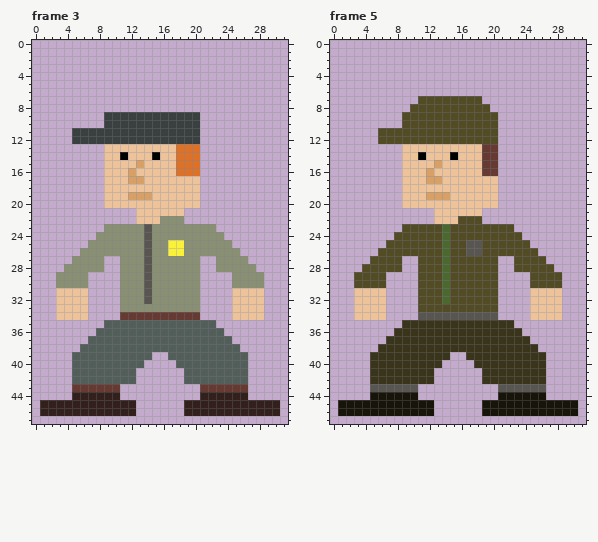
Edited in one commit: pixel-art file (assets/art/humans_mid.aseprite). Above is the file before it was changed.
32x48 pixels, 5 frames. Shown: frame 3, frame 5. The commit also changed other frames, which this record leaves out.
The result:
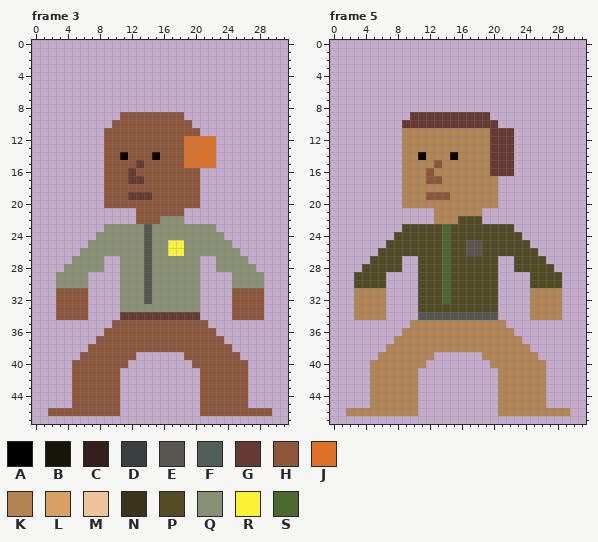
Palette (. is transparent): A #000000  B #17150a  C #331f1c  D #3a4040  E #595652  F #525e5a  G #663931  H #8f563b  J #df7126  K #b58453  L #d9a066  M #eec39a  N #39341a  P #524b24  Q #888f72  R #fbf236  S #4b692f
The exact change:
layer "Headwear" now hidden
layer "Pants" now hidden
layer "Shoes" now hidden
--- frame 3
@@ x 3..24 @@
  8 ......................
- 9 ......DDDDDDDDDDDD....
-10 ......DDDDDDDDDDDD....
-11 ..DDDDDDDDDDDDDDDD....
-12 ..DDDDDDDDDDDDDDDD....
-13 ......MMMMMMMMMJJJ....
-14 ......MMAMMMAMMJJJ....
-15 ......MMMMLMMMMJJJ....
-16 ......MMMLMMMMMJJJ....
-17 ......MMMLLMMMMMMM....
-18 ......MMMMMMMMMMMM....
-19 ......MMMLLLMMMMMM....
-20 ......MMMMMMMMMMMM....
-21 ..........MMMMMM......
-22 ..........MMMQQQ......
+ 9 ........HHHHHHHH......
+10 .......HHHHHHHHHH.....
+11 ......HHHHHHHHHHHH....
+12 ......HHHHHHHHHHJJJJ..
+13 ......HHHHHHHHHHJJJJ..
+14 ......HHAHHHAHHHJJJJ..
+15 ......HHHHGHHHHHJJJJ..
+16 ......HHHGHHHHHHHH....
+17 ......HHHGGHHHHHHH....
+18 ......HHHHHHHHHHHH....
+19 ......HHHGGGHHHHHH....
+20 ......HHHHHHHHHHHH....
+21 ..........HHHHHH......
+22 ..........HHHQQQ......
 23 ......QQQQQEQQQQQQQQ..
@@ x 0..31 @@
 30 ...QQQQ....QQQEQQQQQQ....QQQQ...
-31 ...MMMM....QQQEQQQQQQ....MMMM...
-32 ...MMMM....QQQEQQQQQQ....MMMM...
-33 ...MMMM....QQQQQQQQQQ....MMMM...
-34 ...MMMM....GGGGGGGGGG....MMMM...
-35 .........FFFFFFFFFFFFFF.........
-36 ........FFFFFFFFFFFFFFFF........
-37 .......FFFFFFFFFFFFFFFFFF.......
-38 ......FFFFFFFFFFFFFFFFFFFF......
-39 .....FFFFFFFFFF..FFFFFFFFFF.....
-40 .....FFFFFFFFF....FFFFFFFFF.....
-41 .....FFFFFFFF......FFFFFFFF.....
-42 .....FFFFFFFF......FFFFFFFF.....
-43 .....GGGGGG..........GGGGGG.....
-44 .....CCCCCC..........CCCCCC.....
-45 .CCCCCCCCCCCC......CCCCCCCCCCCC.
-46 .CCCCCCCCCCCC......CCCCCCCCCCCC.
+31 ...HHHH....QQQEQQQQQQ....HHHH...
+32 ...HHHH....QQQEQQQQQQ....HHHH...
+33 ...HHHH....QQQQQQQQQQ....HHHH...
+34 ...HHHH....GGGGGGGGGG....HHHH...
+35 ..........HHHHHHHHHHHH..........
+36 .........HHHHHHHHHHHHHH.........
+37 ........HHHHHHHHHHHHHHHH........
+38 .......HHHHHHHHHHHHHHHHHH.......
+39 ......HHHHHHH......HHHHHHH......
+40 .....HHHHHHH........HHHHHHH.....
+41 .....HHHHHH..........HHHHHH.....
+42 .....HHHHHH..........HHHHHH.....
+43 .....HHHHHH..........HHHHHH.....
+44 .....HHHHHH..........HHHHHH.....
+45 .....HHHHHH..........HHHHHH.....
+46 ..HHHHHHHHH..........HHHHHHHHH..
 47 ................................
--- frame 5
@@ x 4..24 @@
  6 .....................
- 7 .......PPPPPPPP......
- 8 ......PPPPPPPPPP.....
- 9 .....PPPPPPPPPPPP....
-10 .....PPPPPPPPPPPP....
-11 ..PPPPPPPPPPPPPPP....
-12 ..PPPPPPPPPPPPPPP....
-13 .....MMMMMMMMMMGG....
-14 .....MMAMMMAMMMGG....
-15 .....MMMMLMMMMMGG....
-16 .....MMMLMMMMMMGG....
-17 .....MMMLLMMMMMMM....
-18 .....MMMMMMMMMMMM....
-19 .....MMMLLLMMMMMM....
-20 .....MMMMMMMMMMMM....
-21 .........MMMMMM......
-22 .........MMMPPP......
+ 7 .....................
+ 8 .....................
+ 9 ......GGGGGGGGGG.....
+10 .....GGGGGGGGGGGG....
+11 .....KKKKKKKKKKKGGG..
+12 .....KKKKKKKKKKKGGG..
+13 .....KKKKKKKKKKKGGG..
+14 .....KKAKKKAKKKKGGG..
+15 .....KKKKHKKKKKKGGG..
+16 .....KKKHKKKKKKKGGG..
+17 .....KKKHHKKKKKKK....
+18 .....KKKKKKKKKKKK....
+19 .....KKKHHHKKKKKK....
+20 .....KKKKKKKKKKKK....
+21 .........KKKKKK......
+22 .........KKKPPP......
 23 .....PPPPPSPPPPPPPP..
@@ x 0..31 @@
 30 ...PPPP....PPPSPPPPPP....PPPP...
-31 ...MMMM....PPPSPPPPPP....MMMM...
-32 ...MMMM....PPPSPPPPPP....MMMM...
-33 ...MMMM....PPPPPPPPPP....MMMM...
-34 ...MMMM....EEEEEEEEEE....MMMM...
-35 .........NNNNNNNNNNNNNN.........
-36 ........NNNNNNNNNNNNNNNN........
-37 .......NNNNNNNNNNNNNNNNNN.......
-38 ......NNNNNNNNNNNNNNNNNNNN......
-39 .....NNNNNNNNNN..NNNNNNNNNN.....
-40 .....NNNNNNNNN....NNNNNNNNN.....
-41 .....NNNNNNNN......NNNNNNNN.....
-42 .....NNNNNNNN......NNNNNNNN.....
-43 .....EEEEEE..........EEEEEE.....
-44 .....BBBBBB..........BBBBBB.....
-45 .BBBBBBBBBBBB......BBBBBBBBBBBB.
-46 .BBBBBBBBBBBB......BBBBBBBBBBBB.
+31 ...KKKK....PPPSPPPPPP....KKKK...
+32 ...KKKK....PPPSPPPPPP....KKKK...
+33 ...KKKK....PPPPPPPPPP....KKKK...
+34 ...KKKK....EEEEEEEEEE....KKKK...
+35 ..........KKKKKKKKKKKK..........
+36 .........KKKKKKKKKKKKKK.........
+37 ........KKKKKKKKKKKKKKKK........
+38 .......KKKKKKKKKKKKKKKKKK.......
+39 ......KKKKKKK......KKKKKKK......
+40 .....KKKKKKK........KKKKKKK.....
+41 .....KKKKKK..........KKKKKK.....
+42 .....KKKKKK..........KKKKKK.....
+43 .....KKKKKK..........KKKKKK.....
+44 .....KKKKKK..........KKKKKK.....
+45 .....KKKKKK..........KKKKKK.....
+46 ..KKKKKKKKK..........KKKKKKKKK..
 47 ................................
Where, in picture pixels (left, top, right, bottom), the same in both pictures:
changed: (72, 112, 216, 224)
changed: (40, 288, 280, 416)
changed: (378, 96, 514, 224)
changed: (338, 288, 578, 416)
